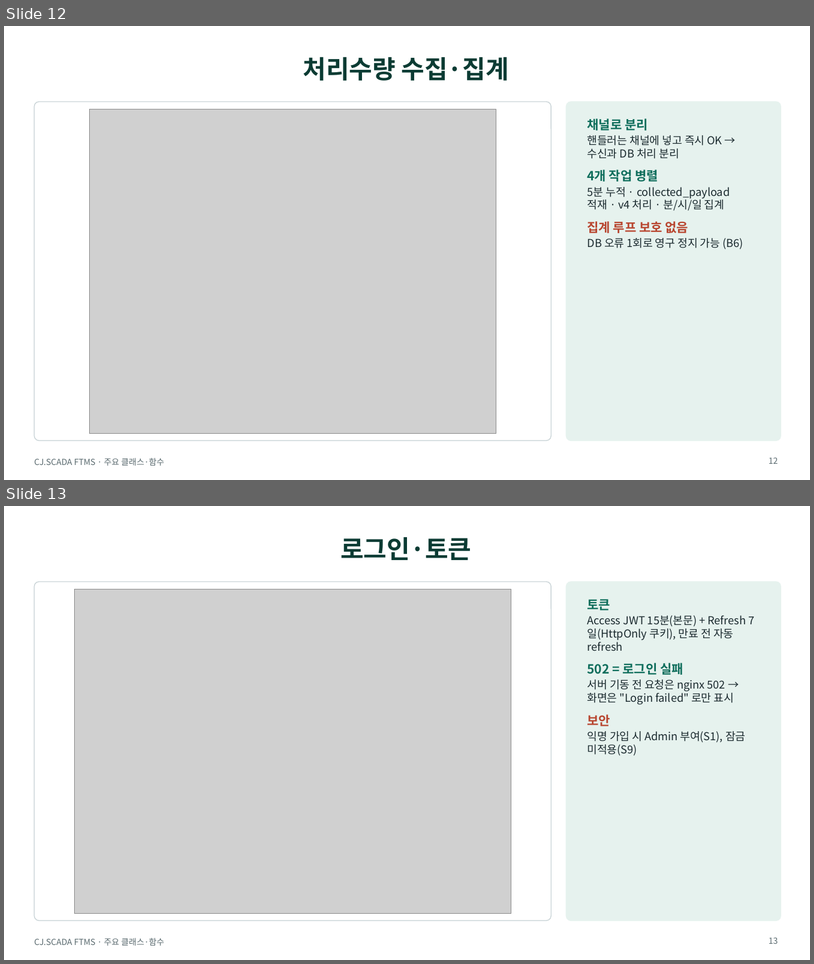
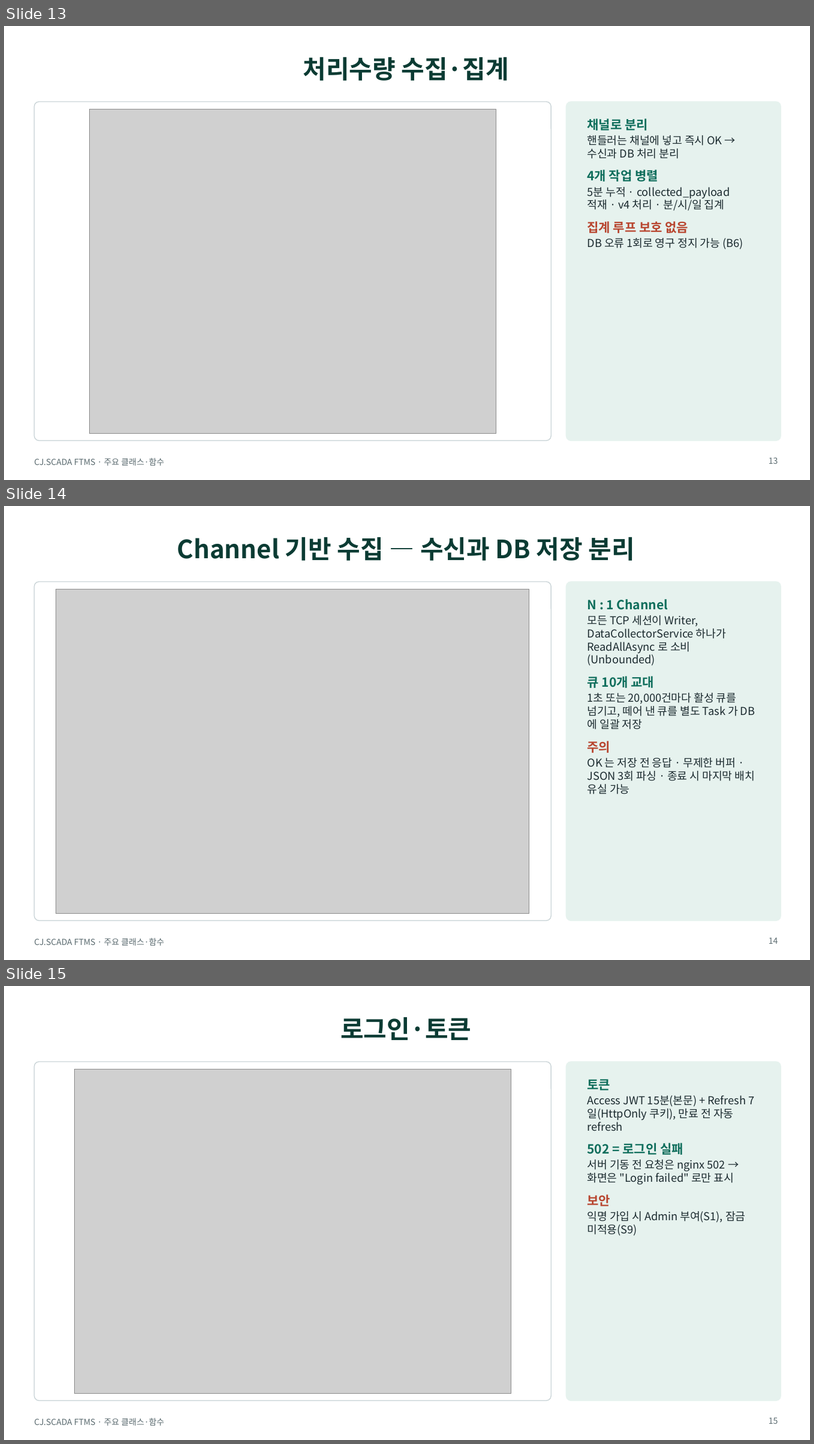
Before and after one commit to JMK8864/-, a slide deck: docs/04_주요클래스-함수-발표.pptx. Shown one above the other, each under a label of ours: slides 12 and 13 before the commit, slides 13, 14 and 15 after it. The pictures are 814x964 and 814x1444 pixels, drawn with LibreOffice and Linux fonts; fonts in the diff are those of the drawing; grey boxes stand for pictures. Boxes give left, top, right and bottom in pixels: in the first picture for what was removed or moved away, otherwise in the second. Text is boxed around its words. In the diff, an @@ line names an element or a change of style, - is before the commit and + after.

```diff
--- a/docs/04_주요클래스-함수-발표.pptx
+++ b/docs/04_주요클래스-함수-발표.pptx
@@ slide 14 added at [4, 506, 810, 960], background #FFFFFF; not listed: 1 template element that a slide beside it also shows @@
@@ title added at [177, 537, 635, 561], 30 pt, text #0B3B33, bold @@
+Channel 기반 수집 — 수신과 DB 저장 분리
@@ rounded rectangle added at [34, 582, 551, 921], fill #FFFFFF, outline #CBD5D8 1 pt @@
@@ picture added at [56, 589, 529, 913] @@
@@ rounded rectangle added at [567, 582, 782, 921], fill #E6F2EE, outline #E6F2EE 1 pt @@
@@ text added at [588, 599, 755, 794], 13 pt, text #1B2A2F @@
+N : 1 Channel
+모든 TCP 세션이 Writer, DataCollectorService 하나가 ReadAllAsync 로 소비 (Unbounded)
+큐 10개 교대
+1초 또는 20,000건마다 활성 큐를 넘기고, 떼어 낸 큐를 별도 Task 가 DB 에 일괄 저장
+주의
+OK 는 저장 전 응답 · 무제한 버퍼 · JSON 3회 파싱 · 종료 시 마지막 배치 유실 가능
@@ page number added at [769, 937, 779, 943], 10 pt, text #5B6B70 @@
+14
@@ what was slide 12 is now slide 13 @@
@@ page number at [769, 457, 779, 463]: text changed @@
-12
+13
@@ what was slide 13 is now slide 15 @@
@@ page number at [769, 1417, 779, 1423]: text changed @@
-13
+15
```
Also in this commit, not shown: 1 other slide added, 7 other files.
